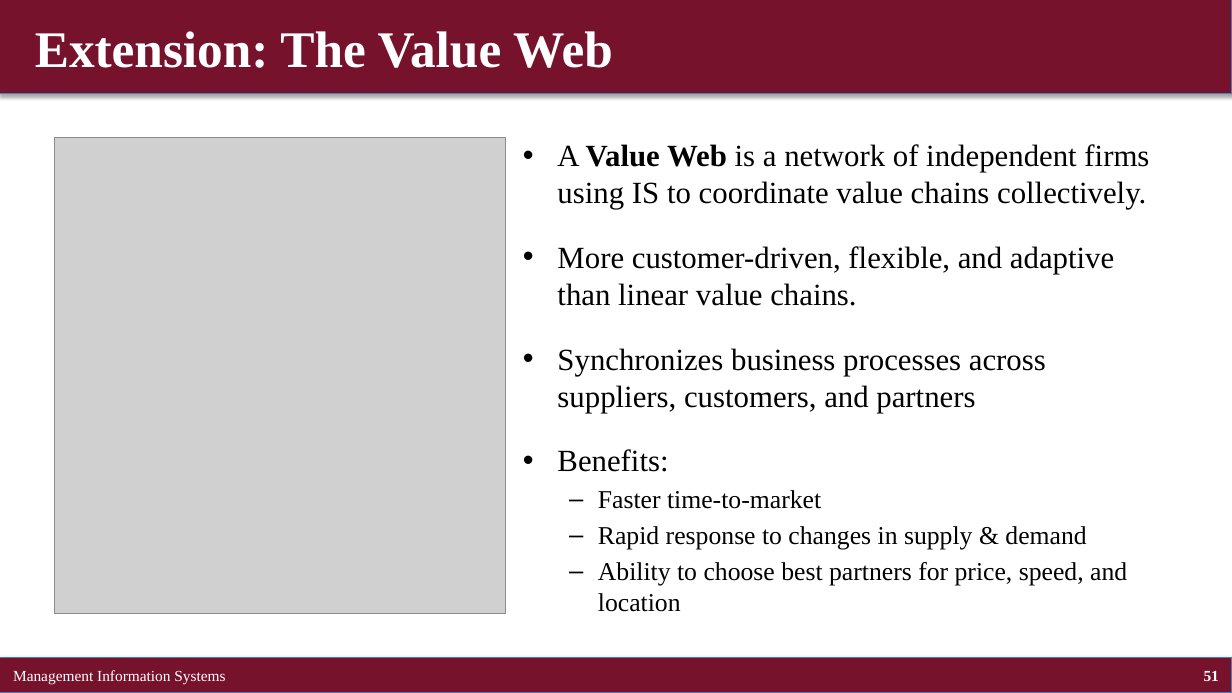
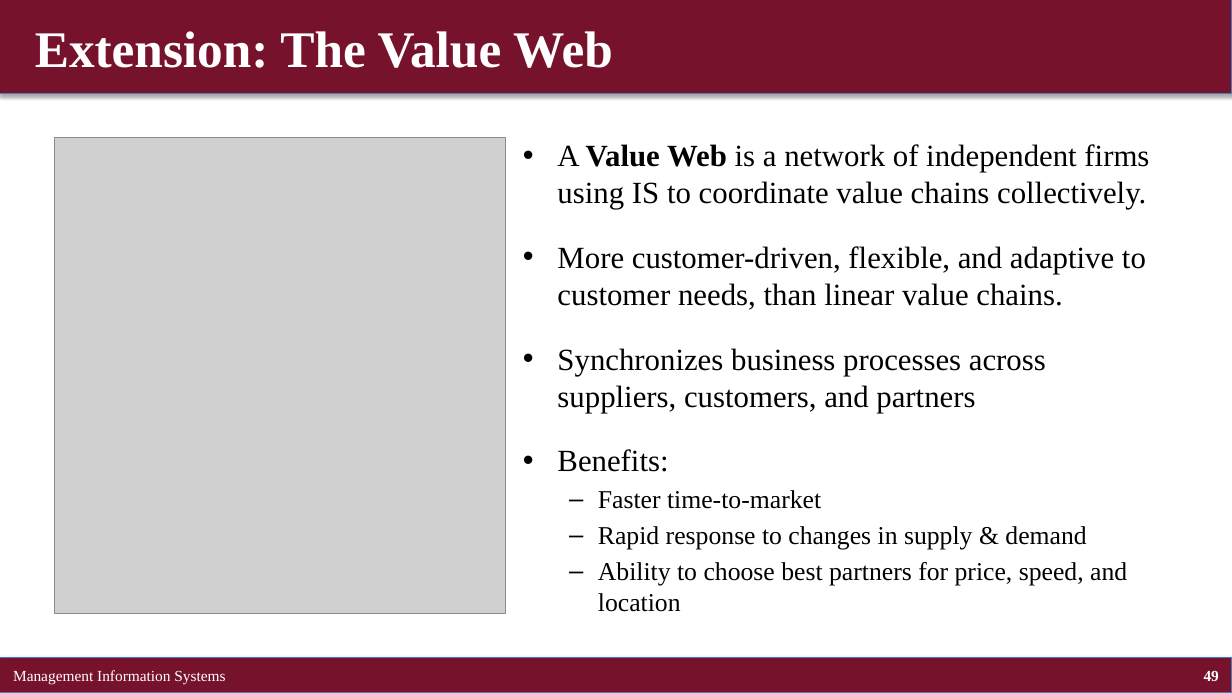
Before and after one commit to brianhwpark/brianhwpark.github.io, a slide deck: slide 49 of files/teaching-resources/concordiacollege-busn-315/busn-315-lecture-note/busn315-ch03.pptx (slide 51 before the commit). Drawn at 1232x693 pixels with LibreOffice and Linux fonts; fonts in the diff are those of the drawing; grey boxes stand for pictures. Boxes give left, top, right and bottom in pixels: in the first picture for what was removed or moved away, otherwise in the second. Text is boxed around its words. In the diff, an @@ line names an element or a change of style, - is before the commit and + after.

```diff
--- a/files/teaching-resources/concordiacollege-busn-315/busn-315-lecture-note/busn315-ch03.pptx
+++ b/files/teaching-resources/concordiacollege-busn-315/busn-315-lecture-note/busn315-ch03.pptx
@@ text at <box>557,246,1146,310</box>: text changed @@
-• More customer-driven, flexible, and adaptive than linear value chains.
+• More customer-driven, flexible, and adaptive to customer needs, than linear value chains.
@@ page number at <box>1204,671,1219,681</box>: text changed @@
-51
+49
```
Also in this commit, not shown: 6 other slides changed, 2 slides removed, 9 other files.
